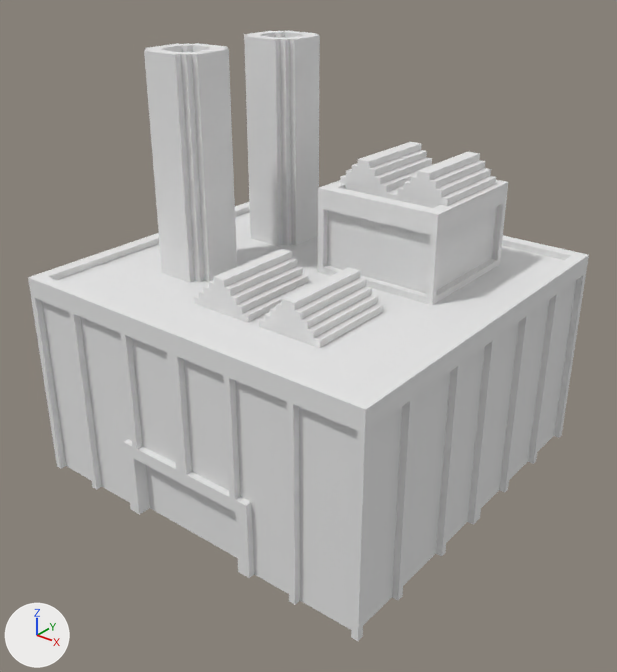
Renders of the OBJ model Godot/tanks-of-freedom-ii/assets/buildings/blue/factory.obj from each side of a commit.
The view is the same before and after, from a 50 mm camera at (7.42, -9.5, 7.96) aimed at (0.16, -0.41, 2.33). Arrows for +X, +Y and +Z are at lower left; the lights stay in place. Where no turn or scale is listed for an object, it has been applied to the vertices.

Names of what the first picture shows: 'Untitled'.
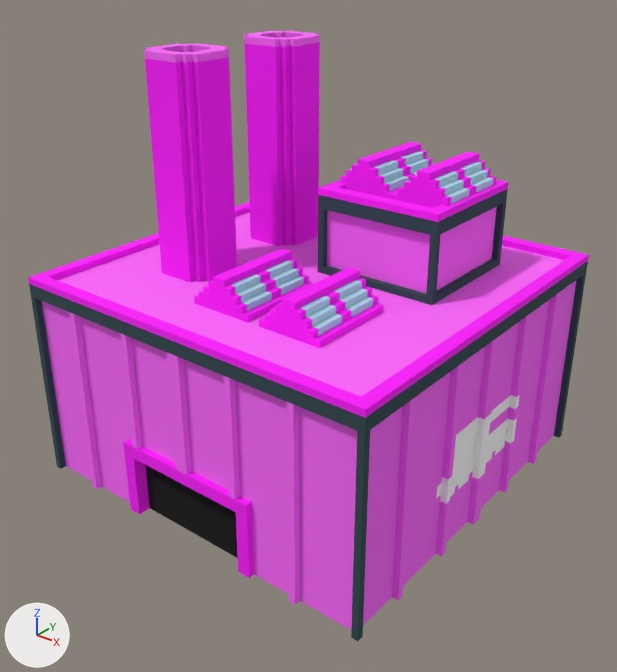
Pixel boxes [x1, y1, x2, y2] of what changed, in the pictures (617 x 672 px):
'Untitled', surface changed (grey to pink): [28, 31, 589, 641] in both

Diff of the bpy script that builds the scene:
```diff
--- a/Godot/tanks-of-freedom-ii/assets/buildings/blue/factory.obj.py
+++ b/Godot/tanks-of-freedom-ii/assets/buildings/blue/factory.obj.py
@@ img_factory_png @@
+img_factory_png = load_image('factory.png', 'factory.png', 256, 1, 'sRGB')
@@ mat_palette @@
 mat_palette = principled_material('palette')
-mat_palette.base_color = (0.8, 0.8, 0.8)  # white #e7e7e7
+mat_palette.texture = img_factory_png
 mat_palette.roughness = 1.0
```
